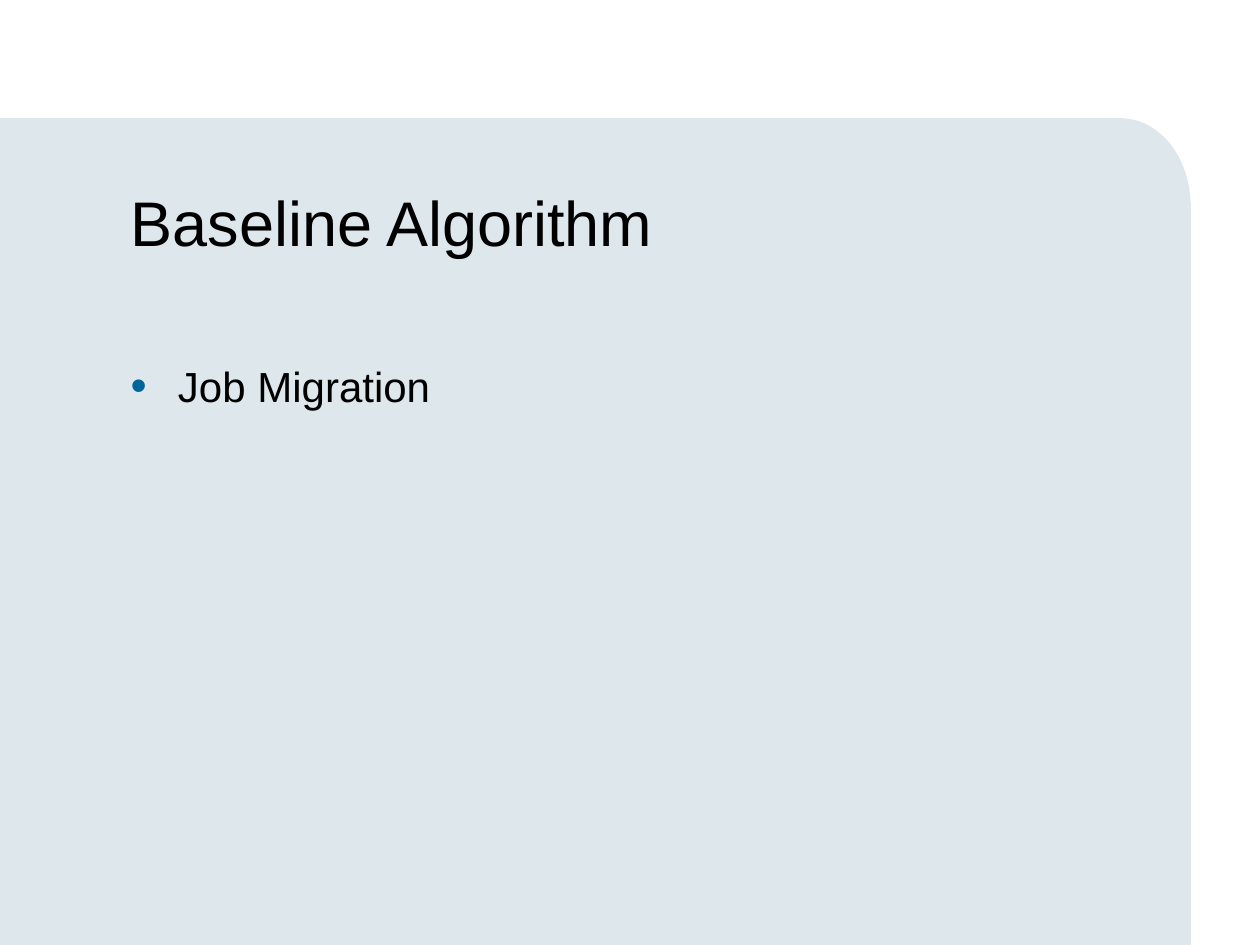
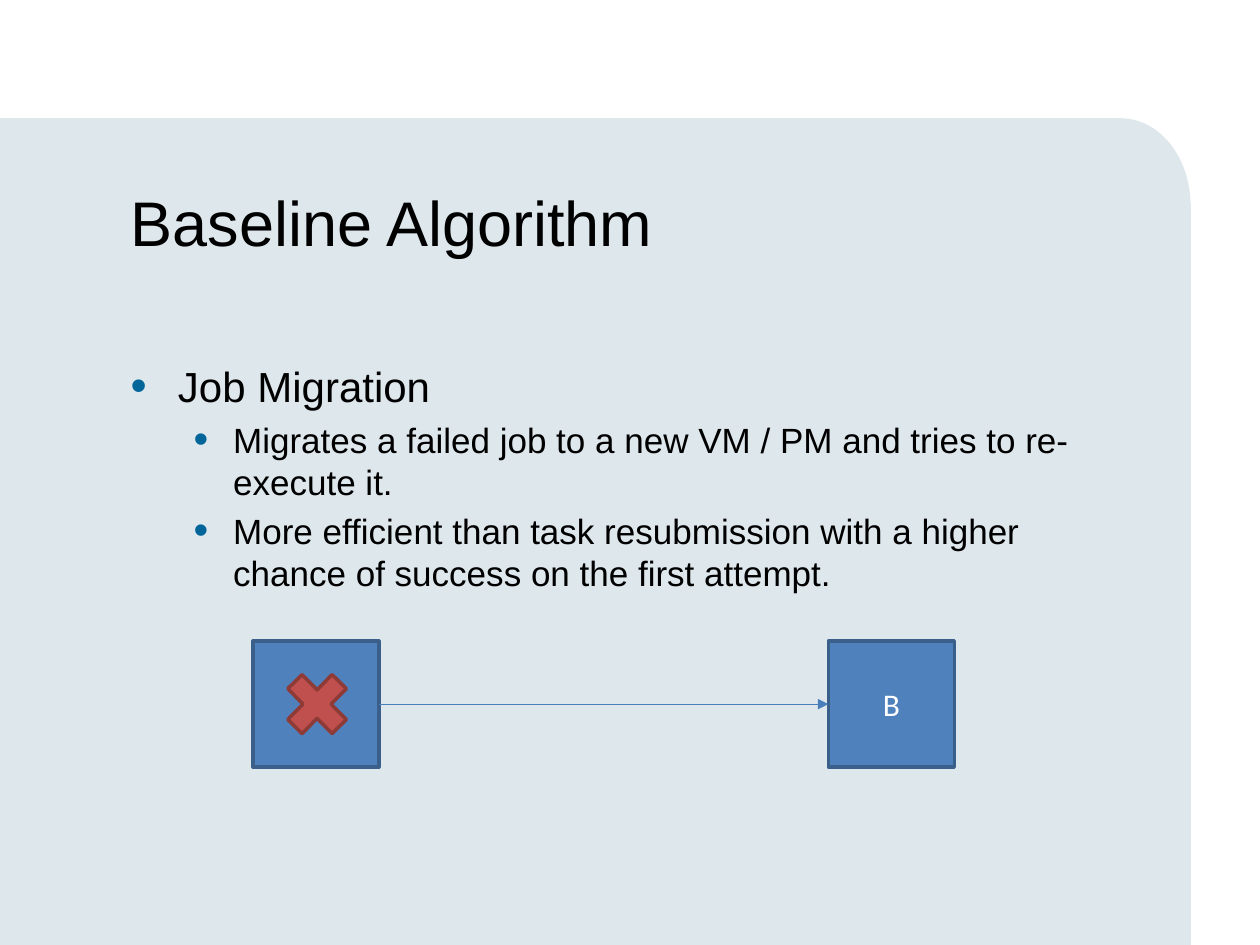
Before and after one commit to sevray1/e-commerce-assignment, a slide deck: slide 2 of presentation2/presentation2.pptx. Drawn at 1260x945 pixels with LibreOffice and Linux fonts; fonts in the diff are those of the drawing; background and template pictures are left out. Boxes give left, top, right and bottom in pixels: in the first picture for what was removed or moved away, otherwise in the second. Text is boxed around its words. In the diff, an @@ line names an element or a change of style, - is before the commit and + after.

```diff
--- a/presentation2/presentation2.pptx
+++ b/presentation2/presentation2.pptx
@@ text at [233, 427, 1068, 592]: paragraphs added @@
+  • Migrates a failed job to a new VM / PM and tries to re-execute it.
+  • More efficient than task resubmission with a higher chance of success on the first attempt.
@@ rectangle added at [253, 641, 379, 767], fill #4F81BD, outline #3A5F8C 2 pt, 18 pt, text #FFFFFF @@
+A
@@ rectangle added at [828, 641, 954, 767], fill #4F81BD, outline #3A5F8C 2 pt, 18 pt, text #FFFFFF @@
+B
@@ cross added at [275, 662, 360, 748], fill #C0504D, outline #8E3B39 2 pt @@
@@ arrow added from (379, 704) to (828, 704), #4B7EBC 0.75 pt @@
```
Also in this commit, not shown: 5 other slides changed.
